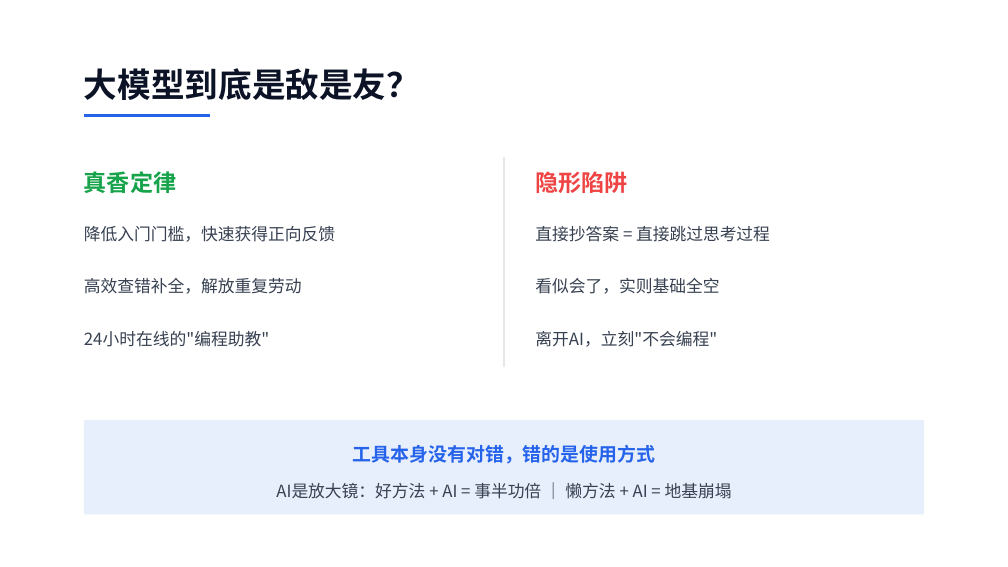
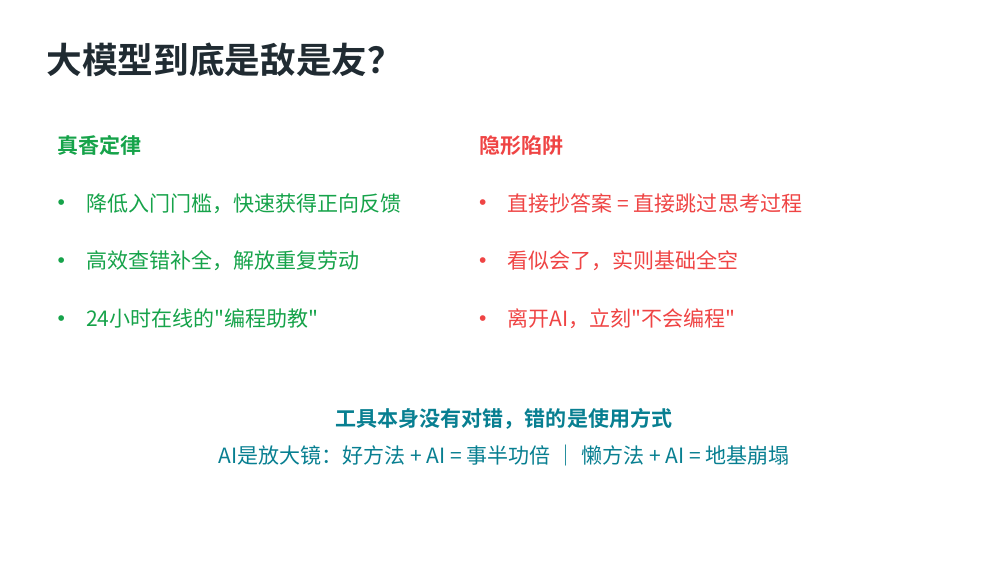
Before and after one commit to SCPZ24/AgentFlow-Salon, a slide deck: slide 2 of PPTs/EP3/Meeting03.pptx. Drawn at 1008x567 pixels with LibreOffice and Linux fonts; fonts in the diff are those of the drawing; background and template pictures are left out. Boxes give left, top, right and bottom in pixels: in the first picture for what was removed or moved away, otherwise in the second. Text is boxed around its words. In the diff, an @@ line names an element or a change of style, - is before the commit and + after.

```diff
--- a/PPTs/EP3/Meeting03.pptx
+++ b/PPTs/EP3/Meeting03.pptx
@@ text "大模型到底是敌是友？": place and size @@
-text "大模型到底是敌是友？" at [84,68,420,100]
+text "大模型到底是敌是友？" at [47,42,404,76]
@@ text "大模型到底是敌是友？" at [47,42,404,76]: size 32 to 34 pt, text colour #0D1326 to #202B32 @@
@@ line removed from (84, 116) to (210, 116) @@
@@ text "真香定律": place and size @@
-text "真香定律" at [84,171,176,193]
+text "真香定律" at [58,135,142,155]
@@ text "真香定律" at [58,135,142,155]: size 22 to 20 pt @@
@@ text "隐形陷阱" at [479,135,563,155]: size 22 to 20 pt @@
@@ text "隐形陷阱": place and size @@
-text "隐形陷阱" at [535,171,627,193]
+text "隐形陷阱" at [479,135,563,155]
@@ line removed from (504, 157) to (504, 368) @@
@@ size 16 to 20 pt, text colour #374151 to #16A34A; bullet none to •; vertical alignment middle to top in 3 elements at [86,308,319,328], [86,250,359,270], [86,193,401,213] @@
@@ text "降低入门门槛，快速获得正向反馈": place and size @@
-text "降低入门门槛，快速获得正向反馈" at [84,226,335,242]
+text "降低入门门槛，快速获得正向反馈" at [86,193,401,213]
@@ size 16 to 20 pt, text colour #374151 to #EF4444; bullet none to •; vertical alignment middle to top in 3 elements at [508,308,736,328], [508,250,739,270], [508,193,802,213] @@
@@ text "直接抄答案 = 直接跳过思考过程": place and size @@
-text "直接抄答案 = 直接跳过思考过程" at [535,226,770,242]
+text "直接抄答案 = 直接跳过思考过程" at [508,193,802,213]
@@ text "高效查错补全，解放重复劳动": place and size @@
-text "高效查错补全，解放重复劳动" at [84,278,302,294]
+text "高效查错补全，解放重复劳动" at [86,250,359,270]
@@ text "看似会了，实则基础全空": place and size @@
-text "看似会了，实则基础全空" at [535,278,719,294]
+text "看似会了，实则基础全空" at [508,250,739,270]
@@ text "24小时在线的"编程助教"": place and size @@
-text "24小时在线的"编程助教"" at [84,331,269,347]
+text "24小时在线的"编程助教"" at [86,308,319,328]
@@ text "离开AI，立刻"不会编程"": place and size @@
-text "离开AI，立刻"不会编程"" at [535,331,717,347]
+text "离开AI，立刻"不会编程"" at [508,308,736,328]
@@ text "工具本身没有对错，错的是使用方式": place and size @@
-text "工具本身没有对错，错的是使用方式" at [353,445,655,464]
+text "工具本身没有对错，错的是使用方式" at [336,408,673,429]
@@ text "工具本身没有对错，错的是使用方式" at [336,408,673,429]: size 18 to 20 pt, text colour #2563EB to #087F91 @@
@@ text "AI是放大镜：好方法 + AI = 事半功倍 ...": place and size @@
-text "AI是放大镜：好方法 + AI = 事半功倍 ..." at [276,483,732,499]
+text "AI是放大镜：好方法 + AI = 事半功倍 ..." at [218,445,790,465]
@@ text "AI是放大镜：好方法 + AI = 事半功倍 ..." at [218,445,790,465]: size 16 to 20 pt, text colour #374151 to #087F91; vertical alignment middle to top @@
@@ rounded rectangle removed at [84,420,924,515] @@
```
Also in this commit, not shown: 5 other slides changed, 5 other files.
